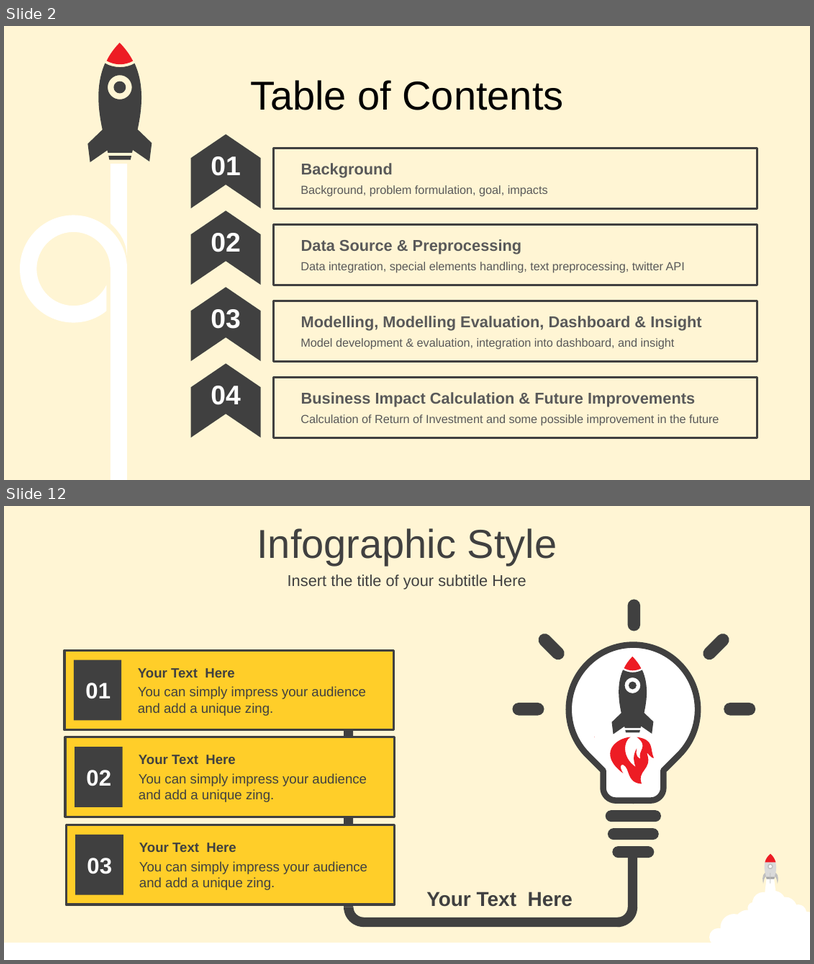
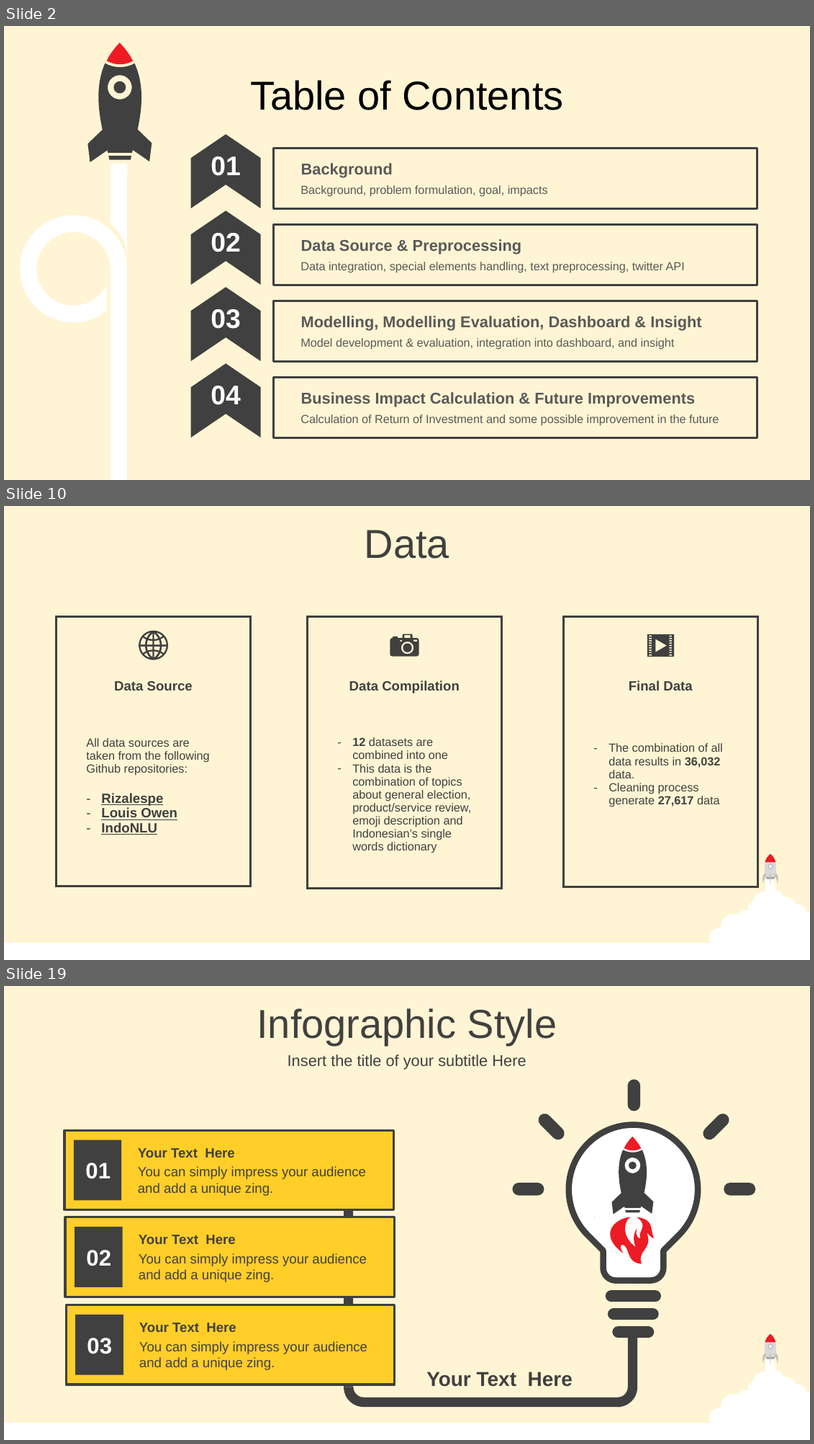
Before and after one commit to Damianus04/data-science-purwadhika-final-project, a slide deck: 0-Final-Project-Presentation.pptx. Shown one above the other, each under a label of ours: slides 2 and 12 before the commit, slides 2, 10 and 19 after it; the slides between them are not shown. The pictures are 814x964 and 814x1444 pixels, drawn with LibreOffice and Linux fonts; fonts in the diff are those of the drawing. Boxes give left, top, right and bottom in pixels: in the first picture for what was removed or moved away, otherwise in the second. Text is boxed around its words. In the diff, an @@ line names an element or a change of style, - is before the commit and + after.

```diff
--- a/0-Final-Project-Presentation.pptx
+++ b/0-Final-Project-Presentation.pptx
@@ slide 10 added at <box>4,506,810,960</box>, background #FFF5D4; not listed: 9 template elements that a slide beside it also shows @@
@@ text added at <box>365,530,450,559</box>, 36 pt, text #404040 @@
+Data
@@ table added at <box>57,616,252,862</box>, 5 rows, 3 columns @@
+ |  | 
+ | Data Source | 
+ |  | 
+ | All data sources are taken from the following Github repositories: / Rizalespe / Louis Owen / IndoNLU | 
+ |  | 
@@ freeform shape added at <box>139,630,167,659</box>, fill #404040 @@
@@ table added at <box>307,616,502,867</box>, 5 rows, 3 columns @@
+ |  | 
+ | Data Compilation | 
+ |  | 
+ | 12 datasets are combined into one / This data is the combination of topics about general election, product/service review, emoji description and Indonesian’s single words dictionary | 
+ |  | 
@@ freeform shape added at <box>390,634,419,656</box>, fill #404040 @@
@@ table added at <box>563,616,759,855</box>, 5 rows, 3 columns @@
+ |  | 
+ | Final Data | 
+ |  | 
+ | The combination of all data results in 36,032 data. / Cleaning process generate 27,617 data | 
+ |  | 
@@ freeform shape added at <box>648,634,674,656</box>, fill #404040 @@
@@ what was slide 12 is now slide 19 @@
```
Also in this commit, not shown: 3 slides changed, 16 other slides added, 3 other files.
